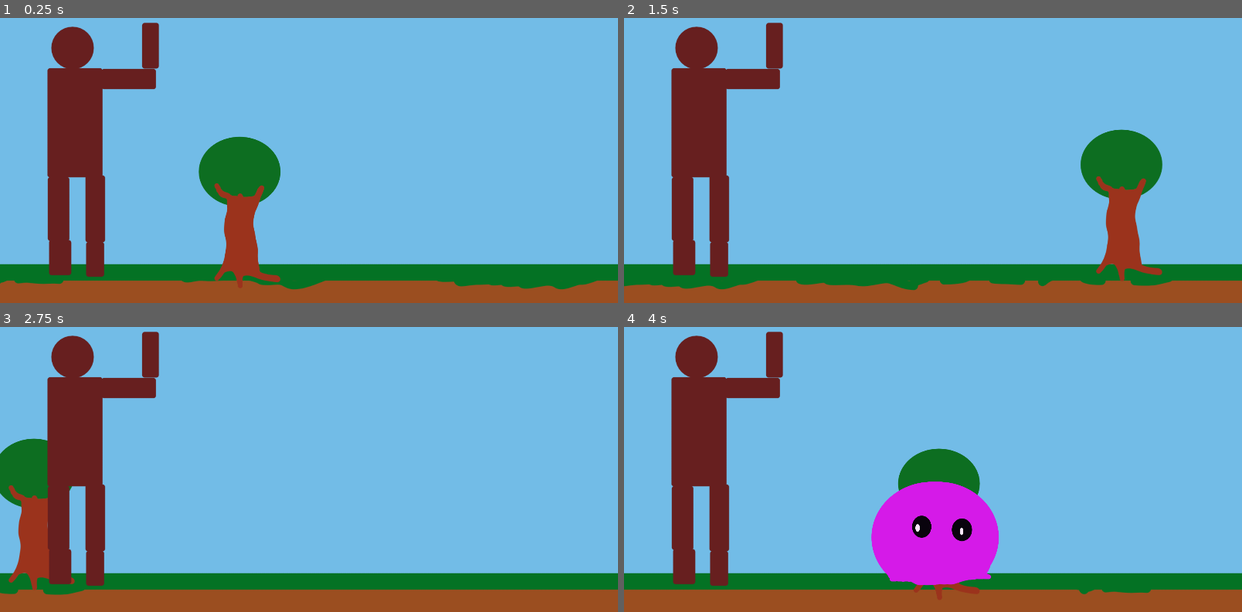
Above: before the commit, frames 1-4 (two rows, left to right).
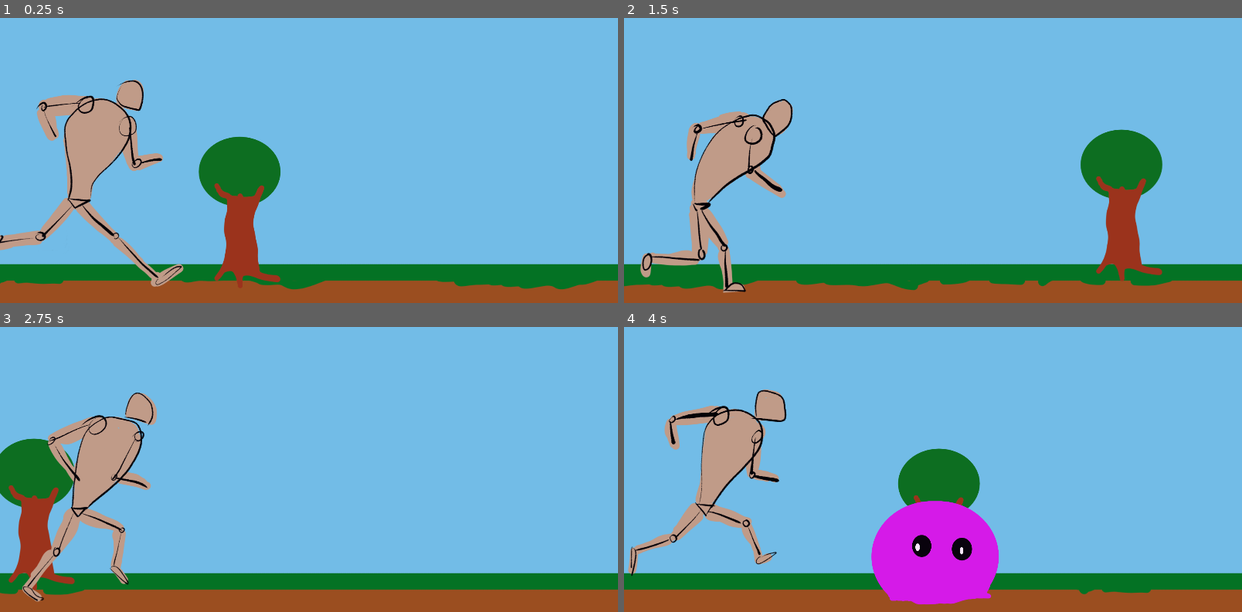
Above: after the commit, the same moments.

Repository: S-Blanco/GMTK_gamejam2023
Game: Godot game, scene res://Src/TestEnemyMovement.tscn
Same seed, same stepped clock (60 frames per second), same inputs: the game is played once before the commit and once after it. The project has no main scene, so this scene is started directly.
Inputs:
- Up to frame 1 (0.25 s): no input
- Up to frame 2 (1.5 s): no input
- Up to frame 3 (2.75 s): no input
- Up to frame 4 (4 s): no input

The runs differ from the first frame. In frame 1, 11% of the frame differs, in the area x 0-30%, y 1-95%; in frame 2, 11%; in frame 3, 11%; in frame 4, 14%, in the area x 0-61%, y 1-98%.

Commit message:
Running man

Diff:
--- /dev/null
+++ b/Game/Src/Characters/Character.gd
@@ -0,0 +1,14 @@
+extends KinematicBody2D
+
+onready var anim = $AnimationPlayer
+onready var animTree = $AnimationTree
+onready var animState = animTree.get("parameters/playback")
+
+# Called when the node enters the scene tree for the first time.
+func _ready():
+	pass # Replace with function body.
+
+
+# Called every frame. 'delta' is the elapsed time since the previous frame.
+#func _process(delta):
+#	pass
--- a/Game/Src/Characters/Character.tscn
+++ b/Game/Src/Characters/Character.tscn
@@ -1,8 +1,49 @@
-[gd_scene load_steps=2 format=2]
+[gd_scene load_steps=5 format=2]
 
-[ext_resource path="res://Assets/Characters/Heroes/Hero1.png" type="Texture" id=2]
+[ext_resource path="res://Assets/Characters/Heroes/Hero1-spritesheet.png" type="Texture" id=1]
+[ext_resource path="res://Src/Characters/Character.gd" type="Script" id=2]
+
+[sub_resource type="Animation" id=1]
+resource_name = "Frame"
+loop = true
+tracks/0/type = "value"
+tracks/0/path = NodePath("Sprite:frame")
+tracks/0/interp = 1
+tracks/0/loop_wrap = true
+tracks/0/imported = false
+tracks/0/enabled = true
+tracks/0/keys = {
+"times": PoolRealArray( 0, 0.25, 0.5, 0.75 ),
+"transitions": PoolRealArray( 1, 1, 1, 1 ),
+"update": 1,
+"values": [ 0, 1, 2, 3 ]
+}
+
+[sub_resource type="Animation" id=2]
+length = 0.001
+tracks/0/type = "value"
+tracks/0/path = NodePath("Sprite:frame")
+tracks/0/interp = 1
+tracks/0/loop_wrap = true
+tracks/0/imported = false
+tracks/0/enabled = true
+tracks/0/keys = {
+"times": PoolRealArray( 0 ),
+"transitions": PoolRealArray( 1 ),
+"update": 0,
+"values": [ 0 ]
+}
 
 [node name="Character" type="KinematicBody2D"]
+script = ExtResource( 2 )
 
 [node name="Sprite" type="Sprite" parent="."]
-texture = ExtResource( 2 )
+texture = ExtResource( 1 )
+hframes = 4
+
+[node name="AnimationPlayer" type="AnimationPlayer" parent="."]
+autoplay = "Frame"
+anims/Frame = SubResource( 1 )
+anims/RESET = SubResource( 2 )
+
+[node name="AnimationTree" type="AnimationTree" parent="."]
--- a/Game/Src/TestEnemyMovement.gd
+++ b/Game/Src/TestEnemyMovement.gd
@@ -10,7 +10,7 @@
 onready var scrollDist = 0
 export(PackedScene) var Enemy_scn = preload("res://Src/Characters/Enemy.tscn")
 export(int) var spawn_position = 2800
-export(int) var spawn_y = 760
+export(int) var spawn_y = 820
 
 var base_scroll_speed
 var base_pixel_speed
@@ -35,3 +35,5 @@
 		New_enemy.set_global_position(Vector2(spawn_position,spawn_y))
 		New_enemy.pixel_speed=curr_pixel_speed
 		add_child(New_enemy)
+	for _i in self.get_children():
+		print(_i)
Binary file added: Game/Assets/Characters/Heroes/Hero1-spritesheet.png
Not shown, added: Game/Assets/Characters/Heroes/Hero1-spritesheet.png.import
